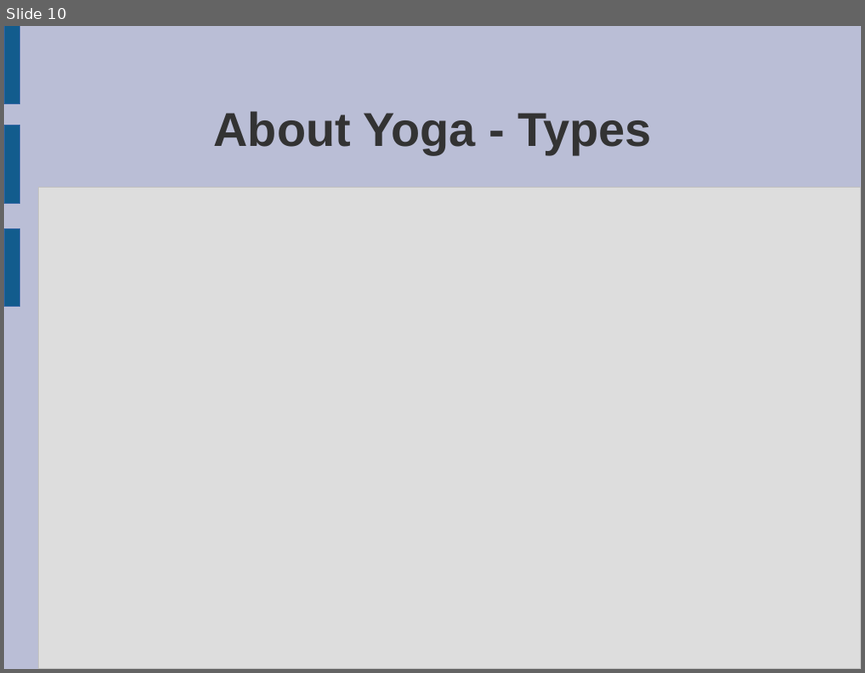
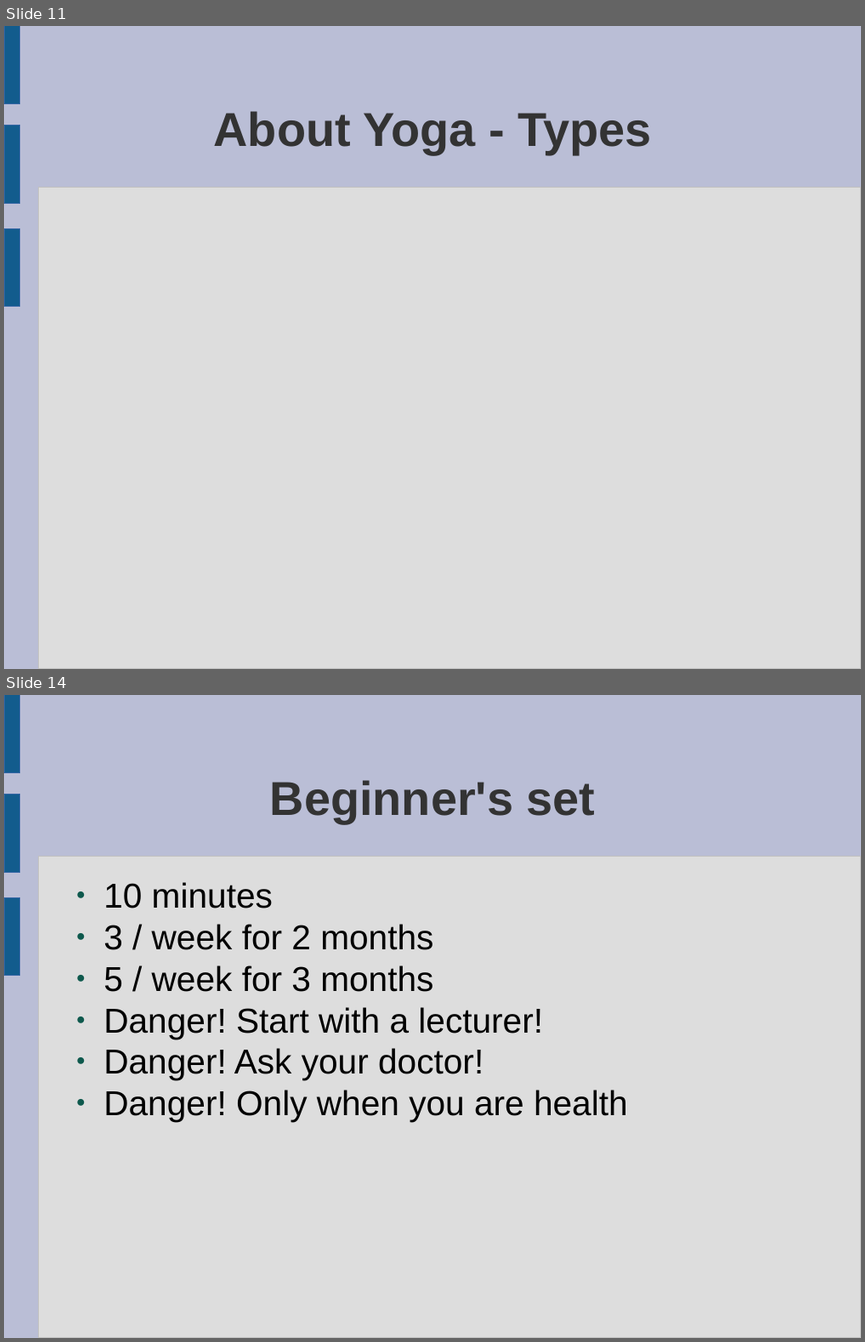
Before and after one commit to peterborkuti/english, a slide deck: yoga_01.odp. Shown one above the other, each under a label of ours: slide 10 before the commit, slides 11 and 14 after it; the slides between them are not shown. The pictures are 865x673 and 865x1342 pixels, drawn with LibreOffice and Linux fonts; fonts in the diff are those of the drawing. Boxes give left, top, right and bottom in pixels: in the first picture for what was removed or moved away, otherwise in the second. Text is boxed around its words. In the diff, an @@ line names an element or a change of style, - is before the commit and + after.

```diff
--- a/yoga_01.odp
+++ b/yoga_01.odp
@@ slide 14 added at box(4, 695, 861, 1338), background #BABED6; not listed: 4 template elements that a slide beside it also shows @@
@@ title added at box(270, 780, 596, 823), 44 pt, text #333333, bold @@
+Beginner's set
@@ text added at box(103, 882, 628, 1122), 32 pt, text #000000 @@
+● 10 minutes
+● 3 / week for 2 months
+● 5 / week for 3 months
+● Danger! Start with a lecturer!
+● Danger! Ask your doctor!
+● Danger! Only when you are health
@@ what was slide 10 is now slide 11 @@
```
Also in this commit, not shown: 1 slide changed, 21 other slides added, 1 slide removed.
